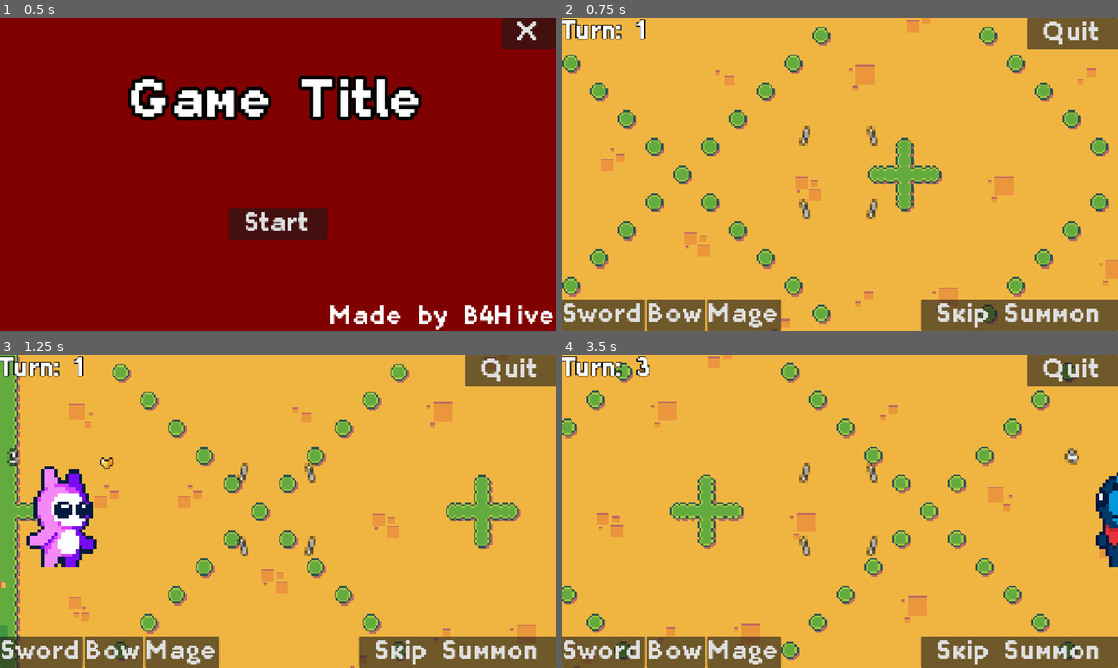
Above: before the commit, frames 1-4 (two rows, left to right).
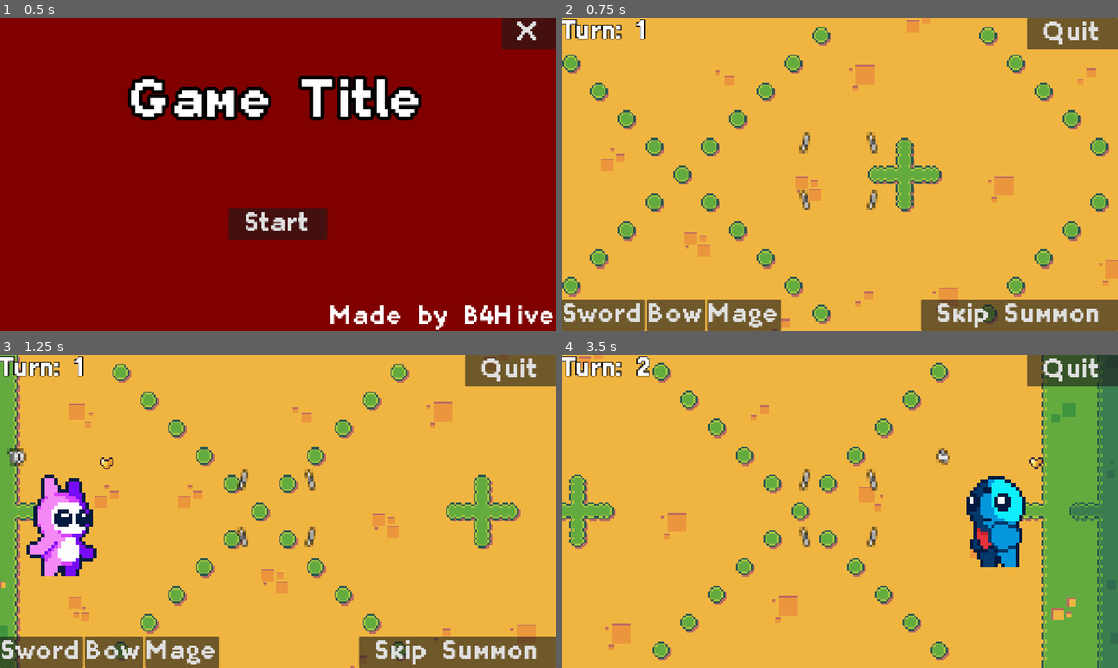
Above: after the commit, the same moments.

Repository: B4Hive/Trabalho-2-DCC148
Game: Godot game, scene res://scenes/ui/title_screen.tscn
The game is run twice, just before and just after one commit, with the same random seed, the same clock (stepped at 60 frames per second) and the same inputs.
Inputs:
- Up to frame 1 (0.5 s): no input
- Up to frame 2 (0.75 s): click "Start" at 0.5 s
- Up to frame 3 (1.25 s): no input
- Up to frame 4 (3.5 s): click "Skip Summon" at 1.25 s; tap Enter (ui_accept) at 2, 2.27, 3.02 s; hold Right (ui_right) 2.03-2.78 s; hold Shift (shift) 2.03-2.78 s; hold Down (ui_down) from 2.78 s (still down); tap Shift (shift) at 2.85 s

Frame 1 is identical in both runs. In frame 2, 0.5% of the frame differs, in the area x 42-57%, y 34-65%; in frame 3, 2.9%; in frame 4, 33%, in the area x 0-100%, y 0-100%.

Commit message:
Enhance character mechanics and HUD; update player logic and AI behavior
- aaa i forgot to commit yesterday
- i'm so tired...

Diff:
--- a/assets/ui/character_hud.tres
+++ b/assets/ui/character_hud.tres
@@ -3,6 +3,7 @@
 [ext_resource type="FontFile" uid="uid://qnd5vdicqr0t" path="res://assets/ui/Planes_ValMore.ttf" id="1_63ohk"]
 
 [resource]
+line_spacing = 0.0
 font = ExtResource("1_63ohk")
 font_size = 10
 outline_size = 4
--- a/project.godot
+++ b/project.godot
@@ -19,6 +19,7 @@
 
 window/size/viewport_width=1280
 window/size/viewport_height=720
+window/size/mode=3
 window/stretch/mode="canvas_items"
 window/stretch/aspect="expand"
 
--- a/scenes/characters/base/character_base.gd
+++ b/scenes/characters/base/character_base.gd
@@ -6,6 +6,7 @@
 var spriteFile:String = "_sprite.tscn"
 
 var team:String
+var player:Node2D
 
 var facingLeft:bool = false
 @onready var collisionBox:CollisionShape2D = $CollisionShape2D
@@ -16,7 +17,7 @@
 var unitRange:int
 var damage:int
 var specialCost:int
-@onready var hud:Control = $HUD
+@onready var hud:HUD = $HUD
 
 signal movementFinished
 var moveSpeed:float = 24
@@ -27,11 +28,13 @@
 	if sprite != null and not sprite.is_playing():
 		sprite.play("idle")
 
-func setSprite(t:String, type:String):
-	team = t
-	var path:String = spritePath + team + "/" + type + spriteFile
+func setSprite(unitTeam:String, spriteType:String, unitPlayer:Node2D):
+	team = unitTeam
+	var path:String = spritePath + team + "/" + spriteType + spriteFile
 	sprite = load(path).instantiate()
 	add_child(sprite)
+	move_child(sprite, 1)
+	player = unitPlayer
 
 func _physics_process(delta: float) -> void:
 	if moving:
@@ -53,7 +56,8 @@
 				sprite.play("idle")
 			movementFinished.emit()
 
-func updateHUD()->void: hud.update(hp, energy)
+@warning_ignore("integer_division")
+func updateHUD()->void: hud.update(hp, (energy*100/specialCost))
 
 func flipSprite()->void:
 	if facingLeft:
@@ -67,8 +71,18 @@
 
 func takeDamage(dmg:int)->void:
 	particle.play("damage")
+	sprite.play("hurt")
+	await sprite.animation_finished
 	hp -= dmg
 	updateHUD()
+	if hp <= 0:
+		await die()
+
+func die()->void:
+	sprite.play("death")
+	await sprite.animation_finished
+	#queue_free() precisa vir do player
+	player.removeUnit(self)
 
 func healHP(amount:int)->void:
 	particle.play("healing")
@@ -97,6 +111,16 @@
 		sprite.play("walk")
 	await movementFinished
 
-func attack(target:CharacterBase): #TODO
-	print(damage)
-	print(target)
+func attack(target:CharacterBase):
+	var dmg = damage
+	if spendEnergy(specialCost):
+		@warning_ignore("integer_division")
+		damage += (damage * energy / specialCost)
+		sprite.play("special")
+		await sprite.animation_finished
+	else:
+		spendEnergy(energy)
+		sprite.play("attack")
+		await sprite.animation_finished
+	player.camera.setTarget(target)
+	await target.takeDamage(dmg)
--- a/scenes/characters/base/character_bow.tscn
+++ b/scenes/characters/base/character_bow.tscn
@@ -4,13 +4,12 @@
 [ext_resource type="PackedScene" uid="uid://mwjs3sgqm51j" path="res://scenes/characters/base/character_hud.tscn" id="2_h3omk"]
 
 [sub_resource type="RectangleShape2D" id="RectangleShape2D_g4v7s"]
-size = Vector2(28, 26)
+size = Vector2(30, 30)
 
 [node name="CharacterBow" type="CharacterBody2D" unique_id=1642249525]
 script = ExtResource("1_70w14")
 
 [node name="CollisionShape2D" type="CollisionShape2D" parent="." unique_id=2057703104]
-position = Vector2(0, 8)
 shape = SubResource("RectangleShape2D_g4v7s")
 
 [node name="HUD" parent="." unique_id=1490076115 instance=ExtResource("2_h3omk")]
--- a/scenes/characters/base/character_hud.gd
+++ b/scenes/characters/base/character_hud.gd
@@ -1,3 +1,4 @@
+class_name HUD
 extends Control
 
 @export var sprites:Array[Texture2D]
--- a/scenes/characters/base/character_hud.tscn
+++ b/scenes/characters/base/character_hud.tscn
@@ -9,6 +9,7 @@
 [ext_resource type="Texture2D" uid="uid://xb6jqcuqfa2r" path="res://assets/temp/Heart Silver/full.png" id="6_i7yn4"]
 [ext_resource type="Texture2D" uid="uid://cmbnqctaoj1ew" path="res://assets/temp/Heart Golden/half.png" id="7_nh5ju"]
 [ext_resource type="Texture2D" uid="uid://srbmmgnbq814" path="res://assets/temp/Heart Golden/full.png" id="8_s3kwy"]
+[ext_resource type="PackedScene" uid="uid://b2jd2rxavj81t" path="res://scenes/particle_system.tscn" id="10_a7vbr"]
 
 [sub_resource type="PlaceholderTexture2D" id="PlaceholderTexture2D_nv4es"]
 size = Vector2(16, 16)
@@ -37,6 +38,7 @@
 size_flags_vertical = 0
 text = "x"
 label_settings = ExtResource("1_u3bv0")
+horizontal_alignment = 1
 
 [node name="Control" type="Control" parent="." unique_id=69591298]
 layout_mode = 1
@@ -50,3 +52,6 @@
 [node name="HP" type="Sprite2D" parent="Control" unique_id=1362373969]
 position = Vector2(8, 8)
 texture = SubResource("PlaceholderTexture2D_nv4es")
+
+[node name="ParticleSystem" parent="." unique_id=68652870 instance=ExtResource("10_a7vbr")]
+position = Vector2(16, 32)
--- a/scenes/characters/base/character_regular.tscn
+++ b/scenes/characters/base/character_regular.tscn
@@ -4,13 +4,12 @@
 [ext_resource type="PackedScene" uid="uid://mwjs3sgqm51j" path="res://scenes/characters/base/character_hud.tscn" id="2_dr4p5"]
 
 [sub_resource type="RectangleShape2D" id="RectangleShape2D_rhp1k"]
-size = Vector2(18, 26)
+size = Vector2(30, 30)
 
 [node name="CharacterRegular" type="CharacterBody2D" unique_id=1108640664]
 script = ExtResource("1_dr4p5")
 
 [node name="CollisionShape2D" type="CollisionShape2D" parent="." unique_id=1936875218]
-position = Vector2(0, 3)
 shape = SubResource("RectangleShape2D_rhp1k")
 
 [node name="HUD" parent="." unique_id=1490076115 instance=ExtResource("2_dr4p5")]
--- a/scenes/characters/base/character_sword.tscn
+++ b/scenes/characters/base/character_sword.tscn
@@ -4,16 +4,14 @@
 [ext_resource type="PackedScene" uid="uid://mwjs3sgqm51j" path="res://scenes/characters/base/character_hud.tscn" id="2_fm218"]
 
 [sub_resource type="RectangleShape2D" id="RectangleShape2D_g4v7s"]
-size = Vector2(28, 26)
+size = Vector2(30, 30)
 
 [node name="CharacterSword" type="CharacterBody2D" unique_id=2106767269]
 script = ExtResource("1_im7kv")
 
 [node name="CollisionShape2D" type="CollisionShape2D" parent="." unique_id=313757016]
-position = Vector2(0, 8)
 shape = SubResource("RectangleShape2D_g4v7s")
 
 [node name="HUD" parent="." unique_id=1392090804 instance=ExtResource("2_fm218")]
-offset_top = -21.0
 offset_right = 16.0
-offset_bottom = 21.0
+offset_bottom = 16.0
--- a/scenes/characters/base/character_tower.gd
+++ b/scenes/characters/base/character_tower.gd
@@ -2,16 +2,21 @@
 
 func _ready() -> void:
 	hp = 6
-	energy = 3
+	energy = 10
 	specialCost = INT64_MAX
+	particle.position += Vector2(16,16)
 	updateHUD()
 
-func setSprite(t:String, type:String):
-	team = t
-	var path:String = spritePath + team + "/" + type + spriteFile
+func setSprite(unitTeam:String, spriteType:String, unitPlayer:Node2D):
+	team = unitTeam
+	var path:String = spritePath + team + "/" + spriteType + spriteFile
 	sprite = load(path).instantiate()
 	add_child(sprite)
+	move_child(sprite, 1)
+	player = unitPlayer
 	sprite.scale *= 2
+
+func updateHUD()->void: hud.update(hp, energy)
 
 func takeDamage(_dmg:int)->void:
 	particle.play("damage")
--- a/scenes/characters/base/character_tower.tscn
+++ b/scenes/characters/base/character_tower.tscn
@@ -1,14 +1,15 @@
 [gd_scene format=3 uid="uid://3nc263wrndg0"]
 
+[ext_resource type="Script" uid="uid://cc85wl5tn1vqy" path="res://scenes/characters/base/character_tower.gd" id="1_24334"]
 [ext_resource type="PackedScene" uid="uid://mwjs3sgqm51j" path="res://scenes/characters/base/character_hud.tscn" id="1_lccni"]
 
 [sub_resource type="RectangleShape2D" id="RectangleShape2D_g4v7s"]
-size = Vector2(64, 52)
+size = Vector2(62, 62)
 
 [node name="CharacterTower" type="CharacterBody2D" unique_id=1577901029]
+script = ExtResource("1_24334")
 
 [node name="CollisionShape2D" type="CollisionShape2D" parent="." unique_id=995904513]
-position = Vector2(0, 6)
 shape = SubResource("RectangleShape2D_g4v7s")
 
 [node name="HUD" parent="." unique_id=1392090804 instance=ExtResource("1_lccni")]
--- a/scenes/characters/dude/regular_sprite.tscn
+++ b/scenes/characters/dude/regular_sprite.tscn
@@ -300,4 +300,4 @@
 
 [node name="DudeRegularSprite" type="AnimatedSprite2D" unique_id=13835244]
 sprite_frames = SubResource("SpriteFrames_3s7jg")
-animation = &"special"
+animation = &"idle"
--- a/scenes/characters/pink/regular_sprite.tscn
+++ b/scenes/characters/pink/regular_sprite.tscn
@@ -299,5 +299,6 @@
 }]
 
 [node name="PinkRegularSprite" type="AnimatedSprite2D" unique_id=140007385]
+position = Vector2(0, 5)
 sprite_frames = SubResource("SpriteFrames_3s7jg")
 animation = &"special"
--- a/scenes/characters/player.gd
+++ b/scenes/characters/player.gd
@@ -2,7 +2,7 @@
 
 @export var ai:bool
 var team:String
-var units:Array[CharacterBody2D]
+var units:Array[CharacterBase]
 
 @onready var camera:Camera2D = $"../Camera2D"
 @onready var summonOptions:HBoxContainer = $"../CanvasLayer/HUD/SummonOptions"
@@ -20,7 +20,7 @@
 func _ready() -> void:
 	if ai: team = "dude"
 	else: team = "pink"
-	tower.setSprite(team,"regular")
+	tower.setSprite(team,"regular", self)
 	if ai: tower.flipSprite()
 
 func isAlive()->bool: return (tower.hp > 0)
@@ -49,12 +49,6 @@
 		get_parent().setSkipButtonLabel(" Skip Attack ")
 		await attackPhase(unit)
 	get_parent().setSkipButtonLabel(" End Turn ")
-
-func aiTurn()->void:
-	skipButton.hide()
-	# TODO: omfg this will be hard...
-	await get_tree().create_timer(2).timeout
-	skipButton.show()
 
 func summonPhase()->void:
 	summonOptions.show()
@@ -107,9 +101,10 @@
 
 func summonUnit(type:String, offsets:Array[Vector2]) -> void:
 	var cost: int = 0
-	if type == "sword": cost = 1
-	elif type == "bow": cost = 2
-	elif type == "regular": cost = 3
+	if type == "sword": cost = 3
+	elif type == "bow": cost = 6
+	elif type == "regular": cost = 9
+	elif type == "none": return
 	if cost > 0 and tower.energy >= cost:
 		tower.spendEnergy(cost)
 		for offset in offsets:
@@ -123,7 +118,7 @@
 	await tower.sprite.animation_finished
 	var unit:CharacterBody2D = load(characterPath + type + sceneFileType).instantiate()
 	add_child(unit)
-	unit.setSprite(team, type)
+	unit.setSprite(team, type, self)
 	if tower.facingLeft: unit.flipSprite()
 	units.append(unit)
 	unit.position = to_local(pos)
@@ -164,10 +159,94 @@
 				if not target == null:
 					if target.team != self.team:
 						directionButtons.hide()
-						unit.attack(target)
+						await unit.attack(target)
+						return
 	directionButtons.hide()
 
 func gainEnergy(g:int)->void: tower.gainEnergy(g)
 
-func removeUnit(unit:CharacterBody2D)->void:
-	print(unit) # idk if that'll work from here...
+func removeUnit(unit:CharacterBase)->void:
+	units.pop_at(units.find(unit))
+	unit.queue_free()
+
+func aiTurn()->void:
+	skipButton.hide()
+	await get_tree().create_timer(2.0, true, false, true).timeout
+	await aiSummon()
+	for unit in units:
+		await get_tree().create_timer(1.0, true, false, true).timeout
+		await aiMove(unit)
+		await get_tree().create_timer(1.0, true, false, true).timeout
+		await aiAttack(unit)
+	await get_tree().create_timer(1.0, true, false, true).timeout
+	skipButton.show()
+
+func aiSummon()->void:
+	var offsets: Array[Vector2] = [
+		Vector2(64, 0), # Direita
+		Vector2(0, 64), # Baixo
+		Vector2(0, -64) # Cima
+	]
+	if tower.facingLeft: offsets[0] *= -1
+	while tower.energy > 0 and amountOfFreeSlots(tower, offsets) > 0:
+		var unitTypes:Array[String] = [
+			"sword",
+			"bow",
+			"regular",
+			"none"
+		]
+		var type = unitTypes.pick_random()
+		if type == "none": return
+		await summonUnit(type, offsets)
+		await get_tree().create_timer(1.0, true, false, true).timeout
+
+func aiMove(unit:CharacterBase)->void:
+	camera.setTarget(unit)
+	await get_tree().create_timer(1.0, true, false, true).timeout
+	var targetPos:Vector2 = nearestEnemy(unit)
+	var delta:Vector2 = targetPos - unit.global_position
+	var steps:Array[Vector2] = []
+	if not is_zero_approx(delta.x):
+		steps.append(Vector2(signf(delta.x) * 32, 0))
+	if not is_zero_approx(delta.y):
+		steps.append(Vector2(0, signf(delta.y) * 32))
+	for step in steps:
+		var destination:Vector2 = unit.global_position + step
+		if isPositionFree(destination):
+			await unit.moveTo(destination)
+			break
+
+func nearestEnemy(unit:CharacterBase)->Vector2:
+	var nearest:CharacterBase = null
+	var nearestDistanceSquared:float = INF
+	for target in get_tree().current_scene.find_children("*", "CharacterBody2D", true, false):
+		if target is CharacterBase and target.team != unit.team:
+			var distanceSquared:float = unit.global_position.distance_squared_to(target.global_position)
+			if distanceSquared < nearestDistanceSquared:
+				nearest = target
+				nearestDistanceSquared = distanceSquared
+	if nearest != null:
+		return nearest.global_position
+	return unit.global_position
+
+func aiAttack(unit:CharacterBase)->void:
+	var offsets:Array[Vector2] = [
+		Vector2(0, -32), #UP
+		Vector2(32, 0), #RIGHT
+		Vector2(0, 32), #DOWN
+		Vector2(-32, 0) #LEFT
+	]
+	var nearest:CharacterBase = null
+	var nearestDistanceSquared:float = INF
+	for offset in offsets:
+		for d in range(1, unit.unitRange + 2):
+			var targetPos:Vector2 = unit.global_position + offset * d
+			var target:CharacterBody2D = getBodyAt(targetPos)
+			if target is CharacterBase and target.team != unit.team:
+				var distanceSquared:float = unit.global_position.distance_squared_to(target.global_position)
+				if distanceSquared < nearestDistanceSquared:
+					nearest = target
+					nearestDistanceSquared = distanceSquared
+	if nearest != null:
+		await unit.attack(nearest)
+	await get_tree().create_timer(1.0, true, false, true).timeout
--- a/scenes/ui/game_screen.gd
+++ b/scenes/ui/game_screen.gd
@@ -32,7 +32,6 @@
 	if $CanvasLayer/HUD/DirectionButtons.is_visible_in_tree():
 		currentPlayer.direction.emit(-1)
 		return
-	currentPlayer.endPhase.emit()
 
 func setSkipButtonLabel(text:String)->void:
 	skipButton.text = text
